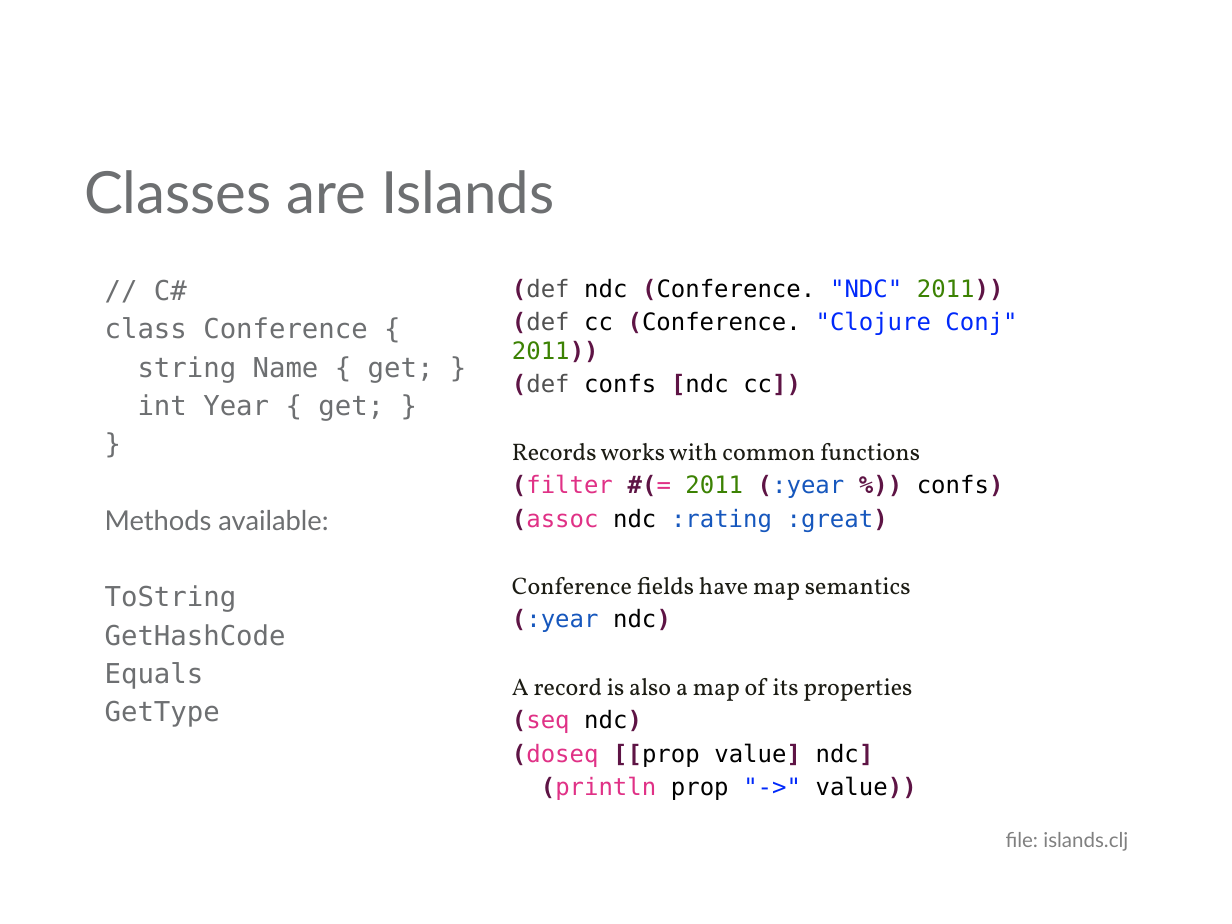
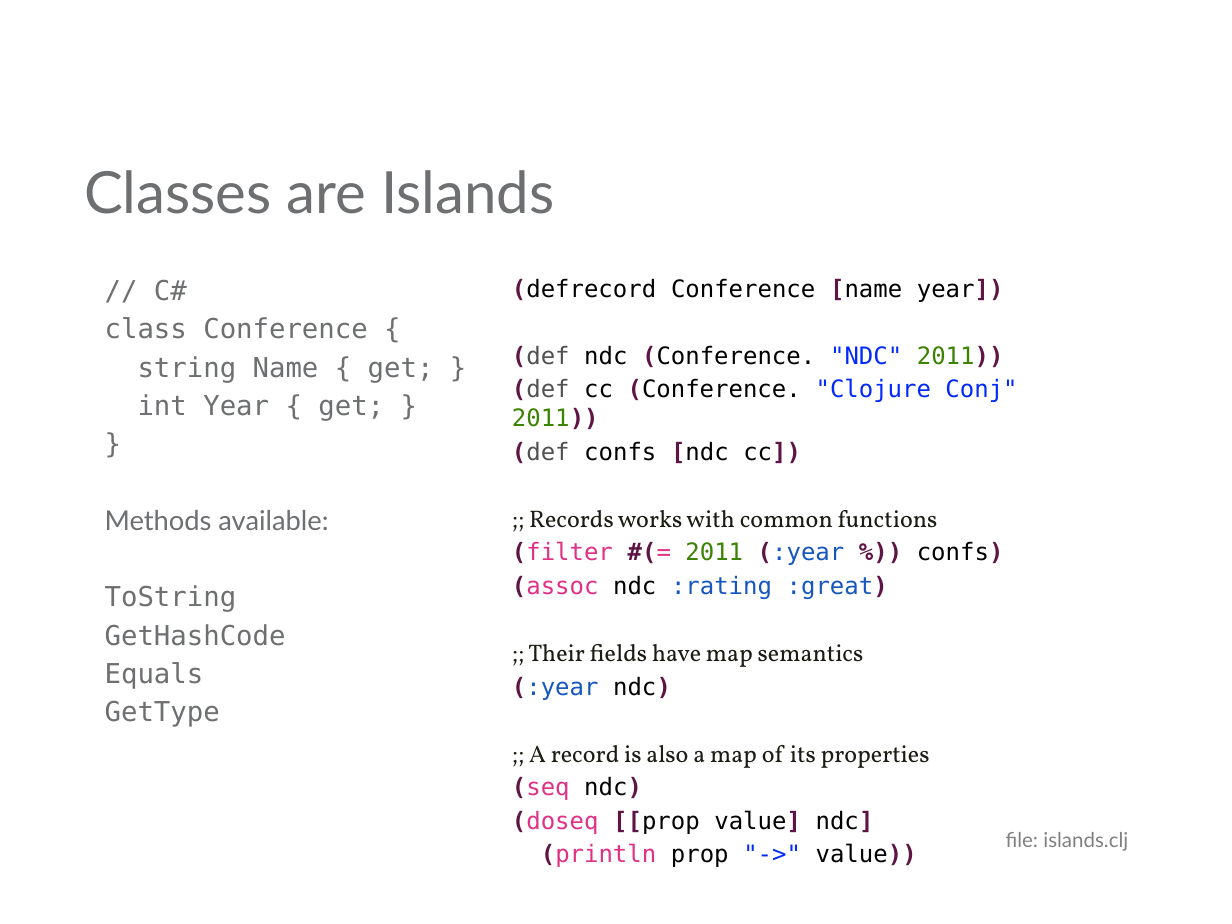
Before and after one commit to mjul/top-10-clojure-ndc-2011, a slide deck: slide 24 of Top Things to Learn From Clojure.pptx. Drawn at 1232x924 pixels with LibreOffice and Linux fonts; fonts in the diff are those of the drawing; background and template pictures are left out. Boxes give left, top, right and bottom in pixels: in the first picture for what was removed or moved away, otherwise in the second. Text is boxed around its words. In the diff, an @@ line names an element or a change of style, - is before the commit and + after.

```diff
--- a/Top Things to Learn From Clojure.pptx
+++ b/Top Things to Learn From Clojure.pptx
@@ text at (512,278,1004,302): paragraph added @@
+(defrecord Conference [name year])
@@ text at (512,443,920,461): text changed @@
-Records works with common functions
+;; Records works with common functions
@@ text at (528,644,864,667): text changed @@
-Conference fields have map semantics
+;; Their fields have map semantics
@@ text at (529,745,930,768): text changed @@
-A record is also a map of its properties
+;; A record is also a map of its properties
```
Also in this commit, not shown: 8 other slides changed, 2 other files.
